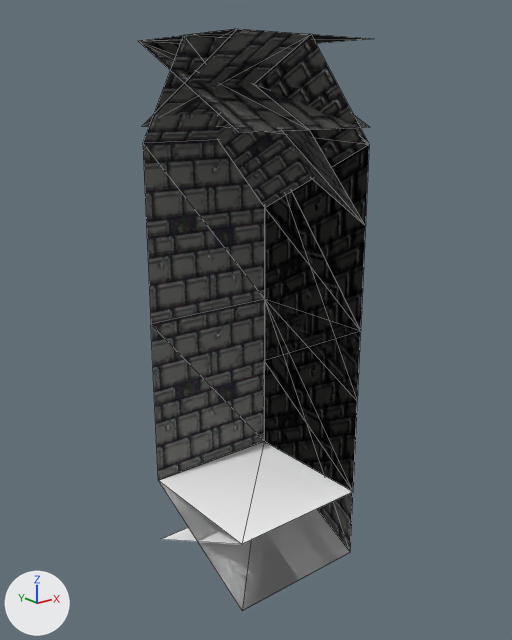
The glTF model objetos glb/wall-tileset.glb, before and after one commit.
One viewpoint serves both versions: a 50 mm camera at (-2.82, -3.55, 2.67) aimed at (0.01, -0.01, 1.25). The lights are fixed; the arrows at lower left show +X, +Y and +Z. The older version comes first. Mesh edges are drawn as thin lines.

In view in the first picture: 'corner-col', 'ground_inclinado-col', 'wall-col', 'wall_inclinada-col', 'wall_inclinada_inv-col' and 2 more.
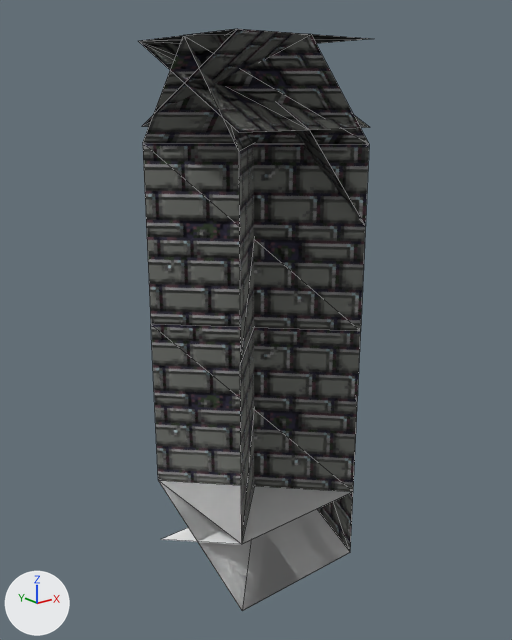
Where the change shows, as pixel boxes [x1, y1, x2, y2] in the pictures (512 x 640 px):
'diagonal_2-col', added: after [143, 35, 369, 543]
    faces in mat_material_002: [143, 35, 369, 492]
    faces in mat_material_004 (white #ffffff): [160, 481, 352, 543]
'diagonal_1-col', added: after [184, 37, 254, 540]
'corner-col', unchanged, covered by the edit: before [143, 29, 353, 544]; after [158, 29, 349, 544]
'wall_inclinada_inv-col', unchanged, covered by the edit: before [143, 29, 369, 544]; after [143, 29, 311, 544]
'ground_inclinado-col', unchanged, covered by the edit: before [140, 41, 369, 132]; after [184, 74, 369, 130]
'wall-col', unchanged, covered by the edit: before [267, 192, 360, 491]

The change, as a diff of the scene's bpy script:
```diff
--- a/objetos glb/wall-tileset.glb.py
+++ b/objetos glb/wall-tileset.glb.py
@@ me_plano_002 @@
+me_plano_002.from_pydata(...)  # 10 vertices, 8 faces; spans x -0.5..0.5, y -1.5..-0.5, z 0.0..3.0
+# faces by material slot: [7, 1]
+me_plano_002.materials.append(mat_material_002)
+me_plano_002.materials.append(mat_material_004)  # white #ffffff
@@ me_plano_001 @@
+me_plano_001.from_pydata(...)  # 10 vertices, 8 faces; spans x -0.5..0.5, y -1.5..-0.5, z 0.0..3.0
+# faces by material slot: [7, 1]
+me_plano_001.materials.append(mat_material_002)
+me_plano_001.materials.append(mat_material_004)  # white #ffffff
@@ ob_diagonal_2_col @@
+ob_diagonal_2_col = bpy.data.objects.new('diagonal_2-col', me_plano_002)
+ob_diagonal_2_col.location = (0.0, 1.0, 0.0)
@@ ob_diagonal_1_col @@
+ob_diagonal_1_col = bpy.data.objects.new('diagonal_1-col', me_plano_001)
+ob_diagonal_1_col.location = (0.0, 1.0, 0.0)
```
